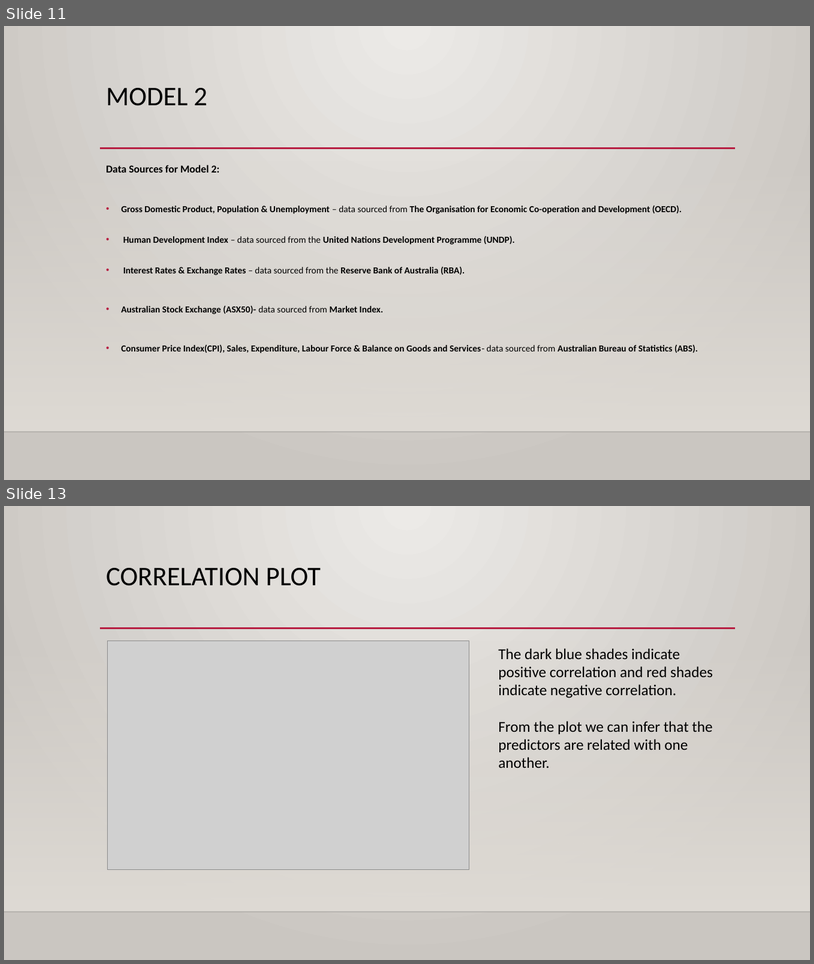
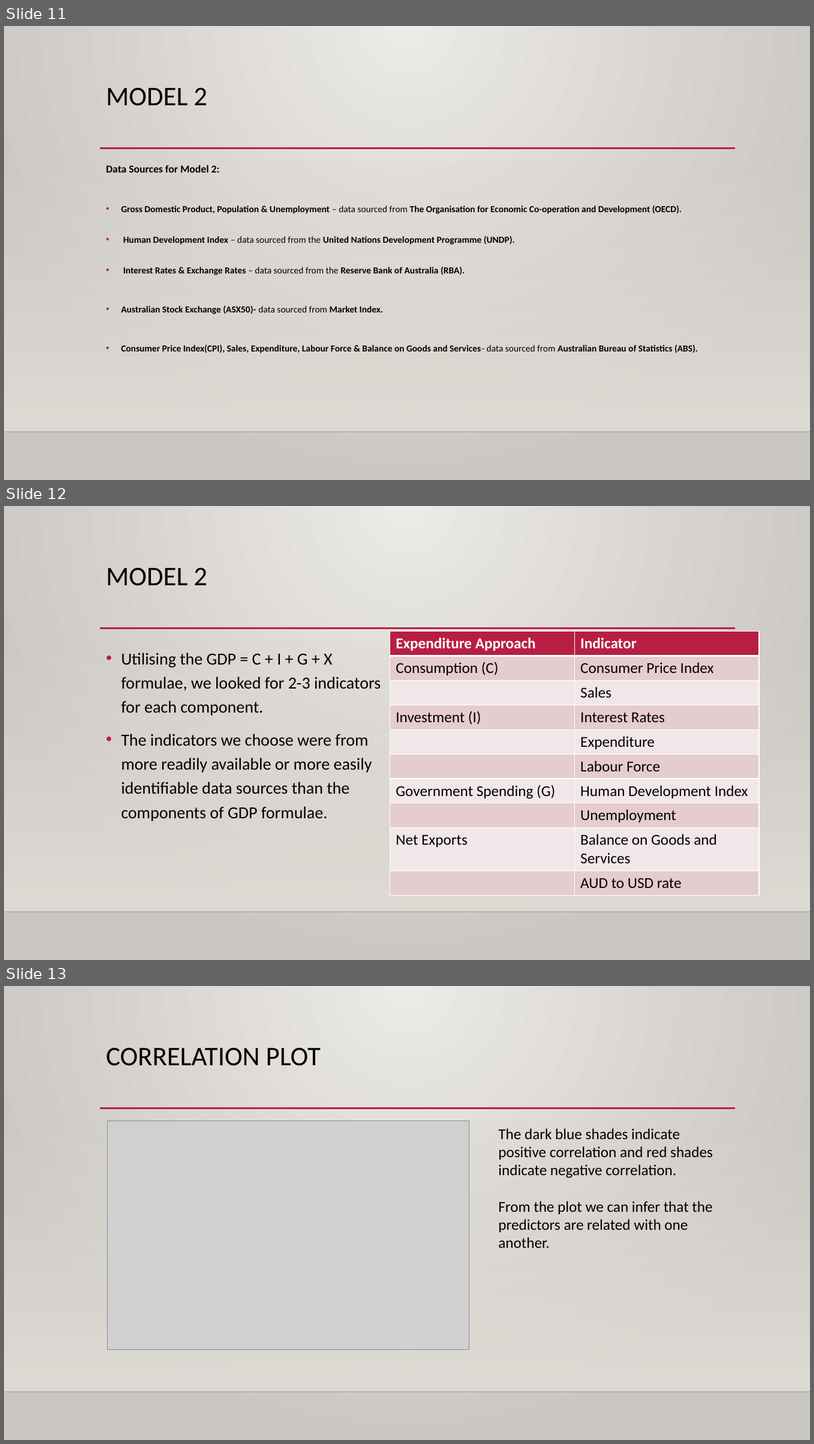
Before and after one commit to AbishekArunachalam/Forecasting-GDP-of-Australia, a slide deck: draft GDP presentation (3).pptx. Shown one above the other, each under a label of ours: slides 11 and 13 before the commit, slides 11, 12 and 13 after it; the slides between them are not shown. The pictures are 814x964 and 814x1444 pixels, drawn with LibreOffice and Linux fonts; fonts in the diff are those of the drawing; grey boxes stand for pictures; background and template pictures are left out. Boxes give left, top, right and bottom in pixels: in the first picture for what was removed or moved away, otherwise in the second. Text is boxed around its words. In the diff, an @@ line names an element or a change of style, - is before the commit and + after.

```diff
--- a/draft GDP presentation (3).pptx
+++ b/draft GDP presentation (3).pptx
@@ slide 12 added at <box>4,506,810,960</box>, background gradient #ECEAE7 to #CAC7C1; not listed: 3 template elements that a slide beside it also shows @@
@@ title added at <box>106,568,207,586</box>, 32 pt, text #000000 @@
+MODEL 2
@@ table added at <box>390,631,759,891</box>, 10 rows, 2 columns @@
+Expenditure Approach | Indicator
+Consumption (C) | Consumer Price Index
+ | Sales
+Investment (I) | Interest Rates
+ | Expenditure
+ | Labour Force
+Government Spending (G) | Human Development Index
+ | Unemployment
+Net Exports | Balance on Goods and Services
+ | AUD to USD rate
@@ text added at <box>121,652,381,821</box>, 20 pt, text #000000 @@
+• Utilising the GDP = C + I + G + X formulae, we looked for 2-3 indicators for each component.
+• The indicators we choose were from more readily available or more easily identifiable data sources than the components of GDP formulae.
```
Also in this commit, not shown: 2 slides changed, 1 slide removed.
